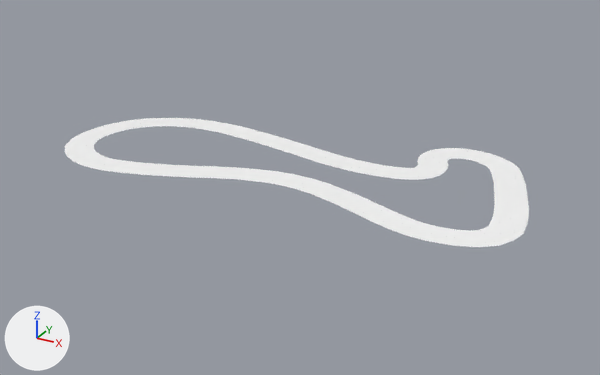
Before and after pictures for a commit that changed the glTF model marl_scalability/scenarios/loop_7_lane/map.glb.
Rendered twice from a camera (50 mm lens) standing at (264.0, -252.0, 135.0) and looking at (103.0, 40.0, -11.0). Every picture has the same lights, and +X, +Y and +Z are marked at lower left. Where no turn or scale is listed for an object, it has been applied to the vertices.

Names of what the first picture shows: 'geometry_0'.
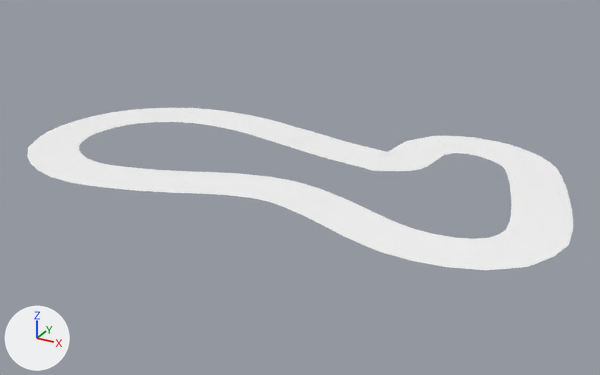
The change, as a diff of the scene's bpy script:
```diff
--- a/marl_scalability/scenarios/loop_7_lane/map.glb.py
+++ b/marl_scalability/scenarios/loop_7_lane/map.glb.py
@@ me_geometry_0 @@
 # used by ob_geometry_0; location = (0.0, 0.0, 0.0)
-me_geometry_0.from_pydata(...)  # 1048 vertices, 1043 faces; spans x -7.0..205.0, y -6.0..93.0, z 0.0
+me_geometry_0.from_pydata(...)  # 1769 vertices, 1765 faces; spans x -23.0..221.0, y -22.0..109.0, z 0.0
+# me_geometry_0 part 1: the loose piece of 260 vertices spanning x 3.0..195.0, y 3.0..83.0, z 0.0 is rebuilt with 254 vertices and now spans x -13.0..212.0, y -13.0..99.0, z 0.0
+# me_geometry_0 part 2: a new loose piece of 254 vertices spanning x -16.0..215.0, y -16.0..103.0, z 0.0, in mat_material_0 (white #ffffff)
+# me_geometry_0 part 3: a new loose piece of 247 vertices spanning x -20.0..218.0, y -19.0..106.0, z 0.0, in mat_material_0 (white #ffffff)
+# me_geometry_0 part 4: a new loose piece of 244 vertices spanning x -23.0..221.0, y -22.0..109.0, z 0.0, in mat_material_0 (white #ffffff)
+# me_geometry_0 part 5: 14 vertices moved from x 135.0..154.0, y 52.0..90.0, z 0.0 to x 133.0..153.0, y 49.0..90.0, z 0.0; 389 vertices removed from x 0.0..199.0, y 0.0..90.0, z 0.0; 374 vertices added at x -10.0..208.0, y -10.0..96.0, z 0.0
 me_geometry_0.materials.append(mat_material_0)
```

Location of each change, (x1, y1, x2, y2) in pixels of the pictures (600 x 375 px; the box of a moved part takes in the faces that stretch with it):
'geometry_0', reshaped (18% wider, 25% taller): before (65, 118, 529, 247); after (27, 108, 573, 270)
part 1 of me_geometry_0, rebuilt (19% wider, 28% taller): before (86, 124, 503, 235); after (50, 114, 546, 256)
part 2 of me_geometry_0, added: after (42, 112, 555, 261)
part 3 of me_geometry_0, added: after (35, 110, 564, 266)
part 4 of me_geometry_0, added: after (27, 108, 573, 270)
part 5 of me_geometry_0, moved or reshaped: before (72, 120, 520, 243); after (57, 116, 537, 252)
